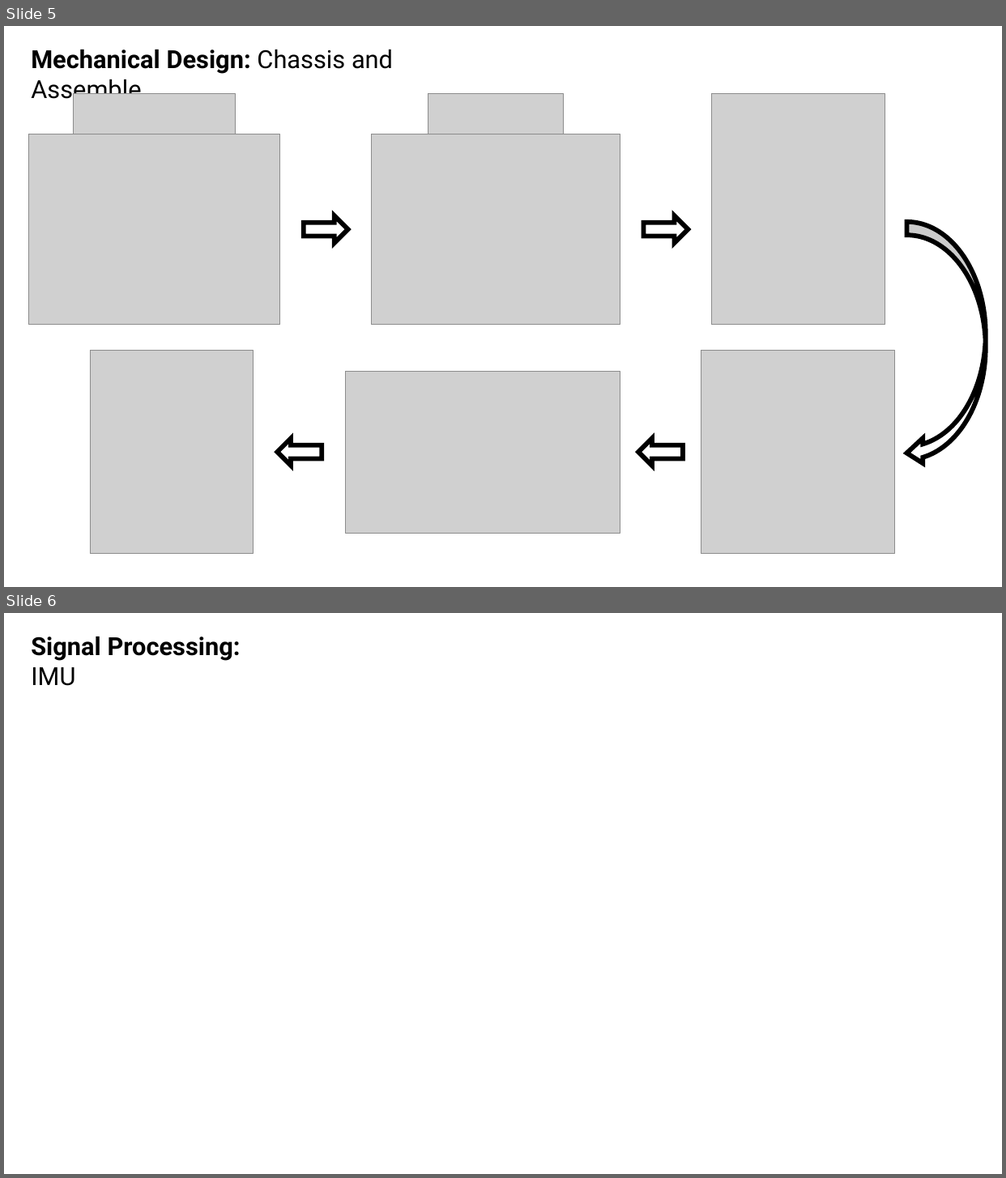
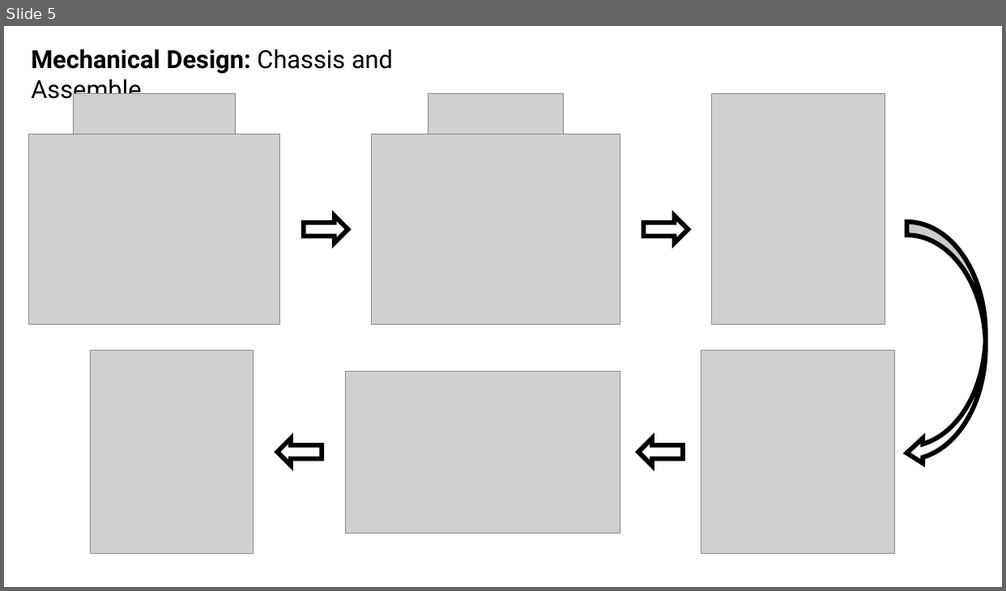
Before and after one commit to Klaaktu/balance-bot, a slide deck: Presentation/Presentation1.pptx. Shown one above the other, each under a label of ours: slides 5 and 6 before the commit, slide 5 after it. The pictures are 1006x1178 and 1006x591 pixels, drawn with LibreOffice and Linux fonts; fonts in the diff are those of the drawing; grey boxes stand for pictures. Boxes give left, top, right and bottom in pixels: in the first picture for what was removed or moved away, otherwise in the second. Text is boxed around its words. In the diff, an @@ line names an element or a change of style, - is before the commit and + after.

```diff
--- a/Presentation/Presentation1.pptx
+++ b/Presentation/Presentation1.pptx
@@ slide 6 removed at (4, 613, 1002, 1174), background #FFFFFF @@
@@ text removed at (31, 636, 241, 686) @@
-Signal Processing: IMU
```
Also in this commit, not shown: 8 slides changed, 1 slide added, 6 other files.
